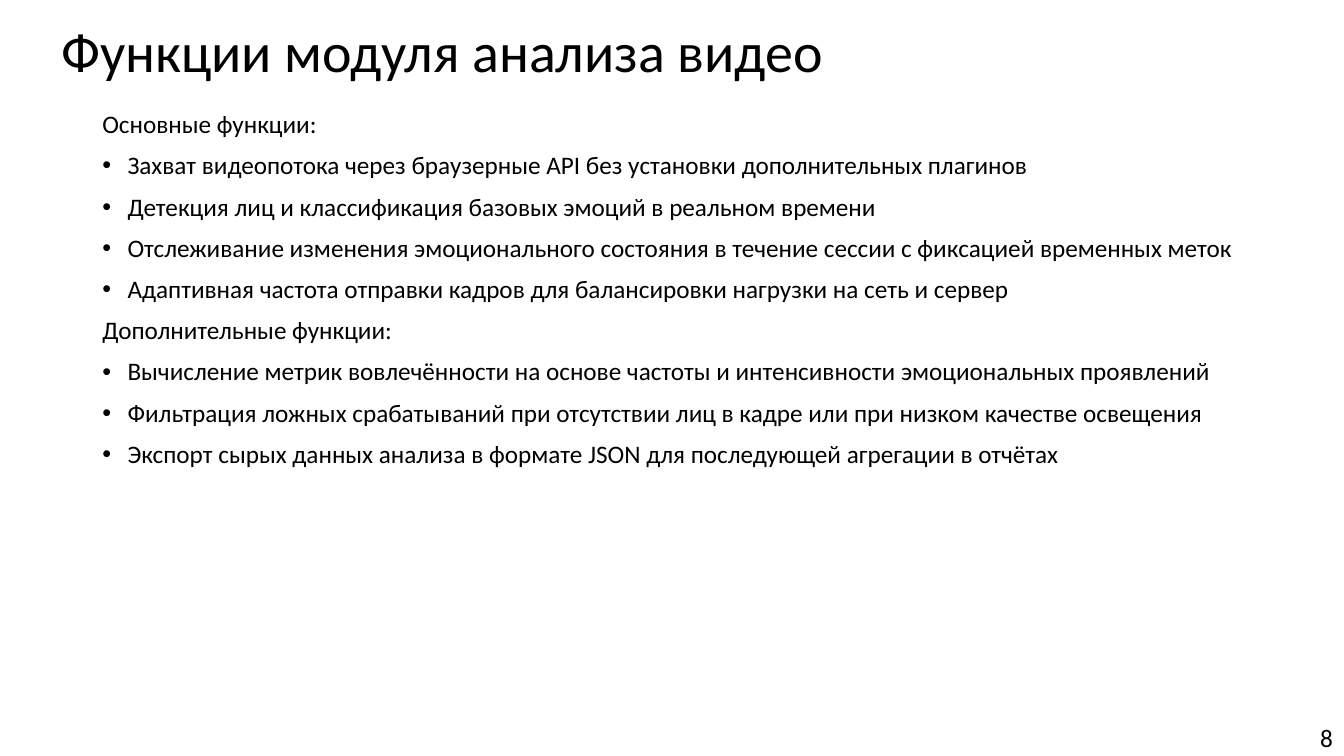
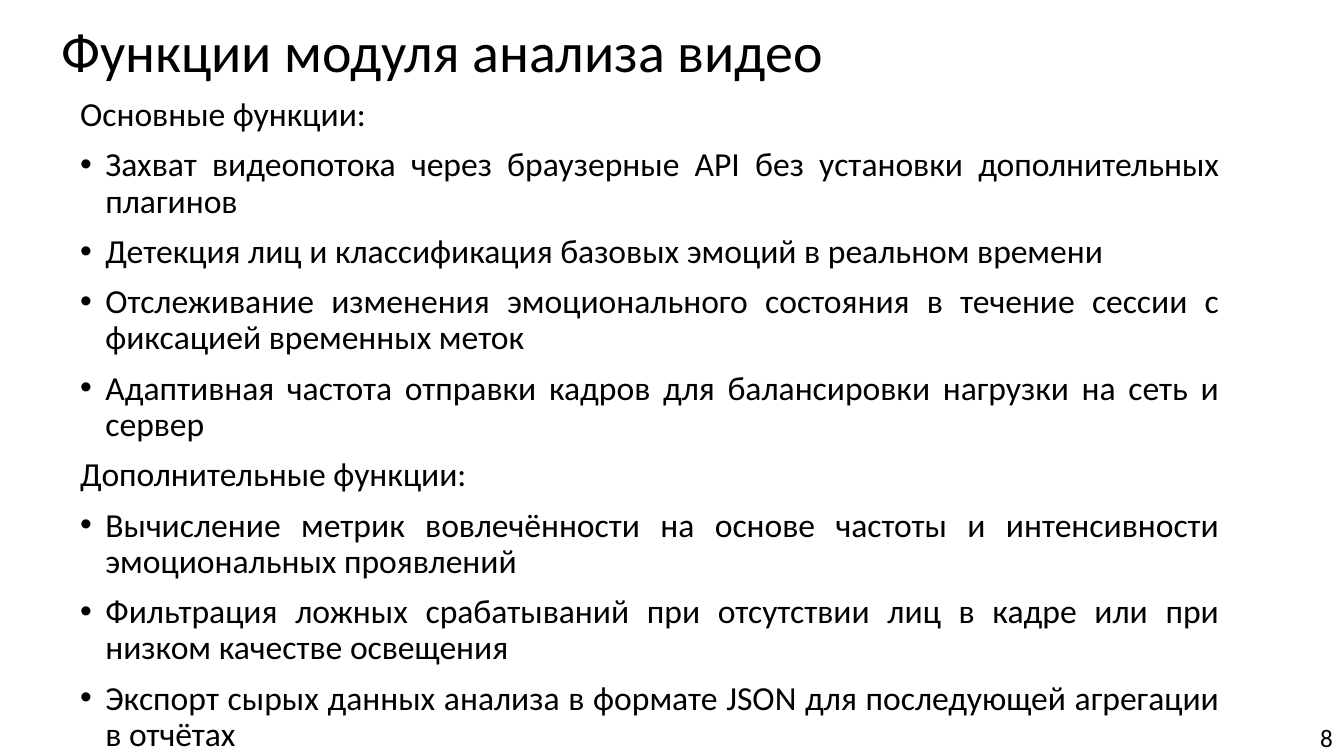
Before and after one commit to Hetsunya/diplom, a slide deck: slide 8 of вкр/практика/презентация по_преддипломной_практике_Демьянцев_Виталий_Владиславович_606_22.pptx. Drawn at 1344x756 pixels with LibreOffice and Linux fonts; fonts in the diff are those of the drawing. Boxes give left, top, right and bottom in pixels: in the first picture for what was removed or moved away, otherwise in the second. Text is boxed around its words. In the diff, an @@ line names an element or a change of style, - is before the commit and + after.

```diff
--- a/вкр/практика/презентация по_преддипломной_практике_Демьянцев_Виталий_Владиславович_606_22.pptx
+++ b/вкр/практика/презентация по_преддипломной_практике_Демьянцев_Виталий_Владиславович_606_22.pptx
@@ text "Основные функции:": place and size @@
-text "Основные функции:" at [102,116,1232,467]
+text "Основные функции:" at [80,103,1219,747]
@@ text "Основные функции:" at [80,103,1219,747]: size 18 to 24 pt @@
```
Also in this commit, not shown: 5 other slides changed, 3 other files.
